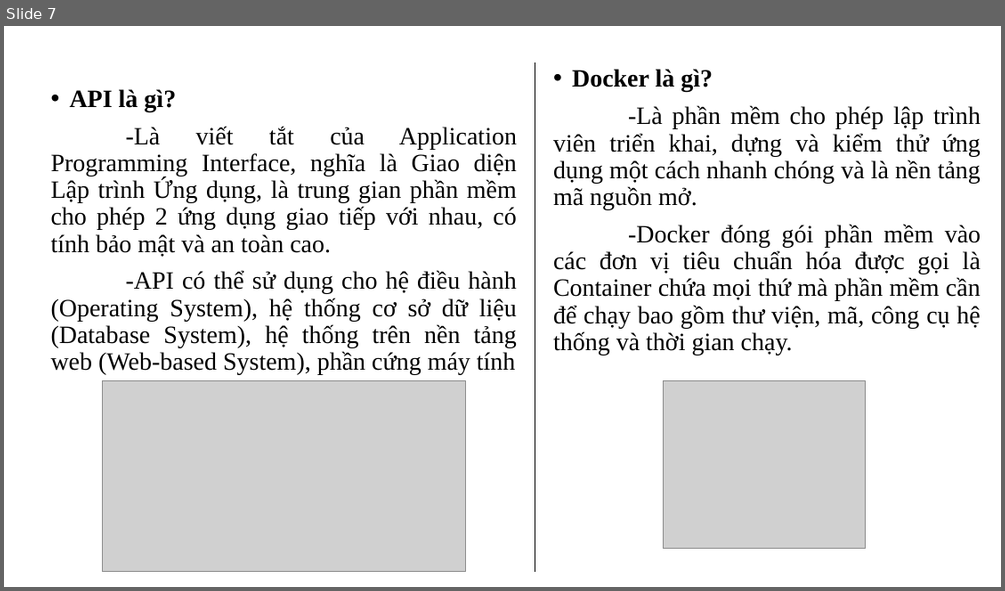
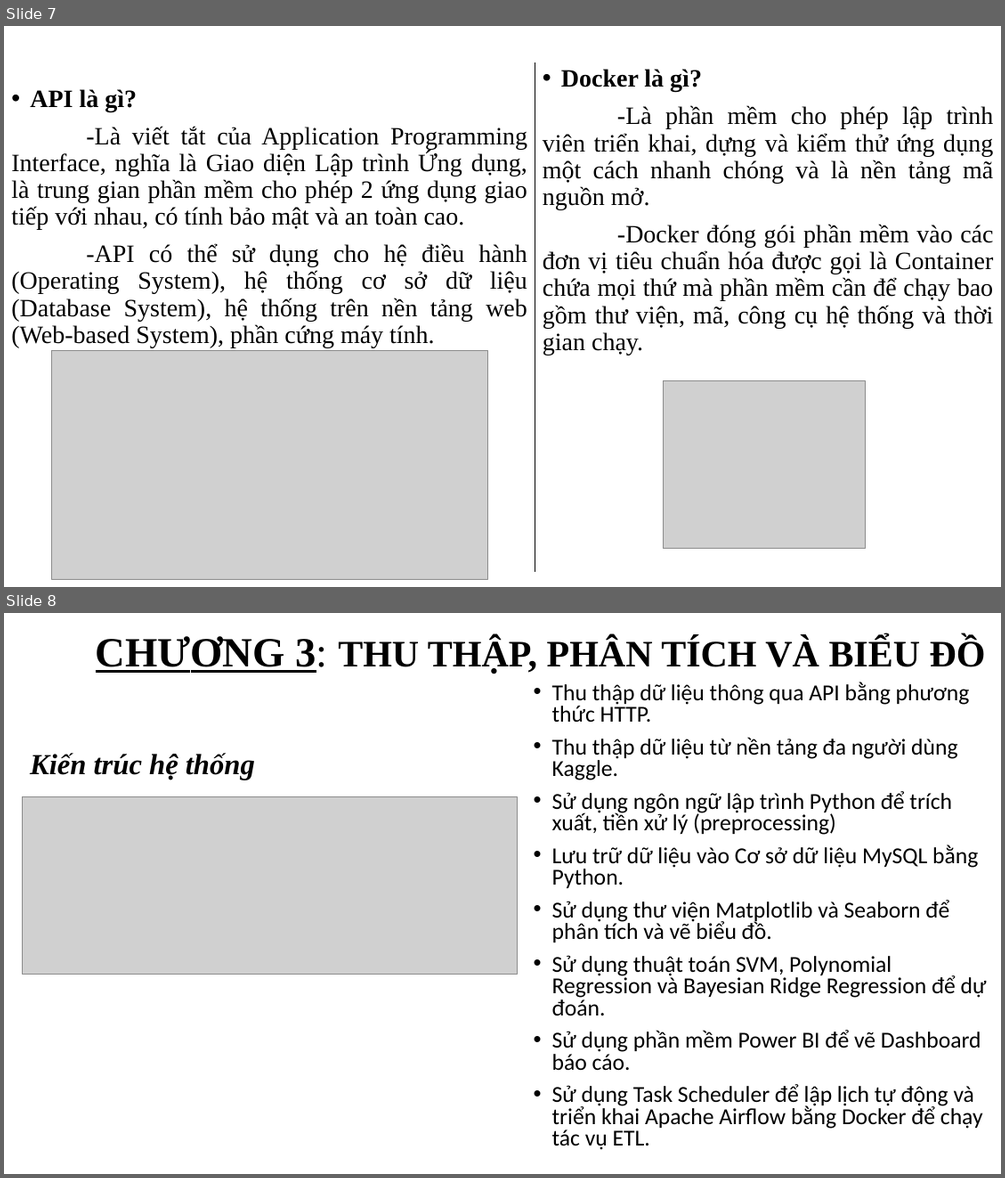
Before and after one commit to tanduy2407/Covid-19, a slide deck: data/DATH_HK1_2122_41502101_PhamHoangTanDuy.pptx. Shown one above the other, each under a label of ours: slide 7 before the commit, slides 7 and 8 after it. The pictures are 1005x591 and 1005x1178 pixels, drawn with LibreOffice and Linux fonts; fonts in the diff are those of the drawing; grey boxes stand for pictures; background and template pictures are left out. Boxes give left, top, right and bottom in pixels: in the first picture for what was removed or moved away, otherwise in the second. Text is boxed around its words. In the diff, an @@ line names an element or a change of style, - is before the commit and + after.

```diff
--- a/data/DATH_HK1_2122_41502101_PhamHoangTanDuy.pptx
+++ b/data/DATH_HK1_2122_41502101_PhamHoangTanDuy.pptx
@@ slide 8 added at bbox=[4, 613, 1001, 1174], background #FFFFFF @@
@@ text added at bbox=[96, 636, 986, 674], 36 pt, text #000000, bold @@
+CHƯƠNG 3: THU THẬP, PHÂN TÍCH VÀ BIỂU ĐỒ
@@ text added at bbox=[552, 682, 987, 1150], 22 pt, text #000000 @@
+• Thu thập dữ liệu thông qua API bằng phương thức HTTP.
+• Thu thập dữ liệu từ nền tảng đa người dùng Kaggle.
+• Sử dụng ngôn ngữ lập trình Python để trích xuất, tiền xử lý (preprocessing)
+• Lưu trữ dữ liệu vào Cơ sở dữ liệu MySQL bằng Python.
+• Sử dụng thư viện Matplotlib và Seaborn để phân tích và vẽ biểu đồ.
+• Sử dụng thuật toán SVM, Polynomial Regression và Bayesian Ridge Regression để dự đoán.
+• Sử dụng phần mềm Power BI để vẽ Dashboard báo cáo.
+• Sử dụng Task Scheduler để lập lịch tự động và triển khai Apache Airflow bằng Docker để chạy tác vụ ETL.
@@ text added at bbox=[30, 753, 255, 780], 28 pt, text #000000, bold, italic @@
+Kiến trúc hệ thống
@@ picture added at bbox=[23, 797, 517, 973] @@
@@ slide 7 changed as well @@
@@ text "Docker là gì?" rewrapped from bbox=[553, 69, 980, 354] to bbox=[542, 69, 994, 354] @@
@@ text "API là gì?": place and size @@
-text "API là gì?" at bbox=[51, 89, 517, 375]
+text "API là gì?" at bbox=[11, 89, 527, 347]
@@ text at bbox=[11, 243, 527, 347]: text changed @@
--API có thể sử dụng cho hệ điều hành (Operating System), hệ thống cơ sở dữ liệu (Database System), hệ thống trên nền tảng web (Web-based System), phần cứng máy tính
+-API có thể sử dụng cho hệ điều hành (Operating System), hệ thống cơ sở dữ liệu (Database System), hệ thống trên nền tảng web (Web-based System), phần cứng máy tính.
@@ picture: place and size @@
-picture at bbox=[102, 380, 465, 572]
+picture at bbox=[51, 350, 487, 579]
```
Also in this commit, not shown: 13 other slides changed, 3 other slides added, 10 slides removed, 11 other files.
